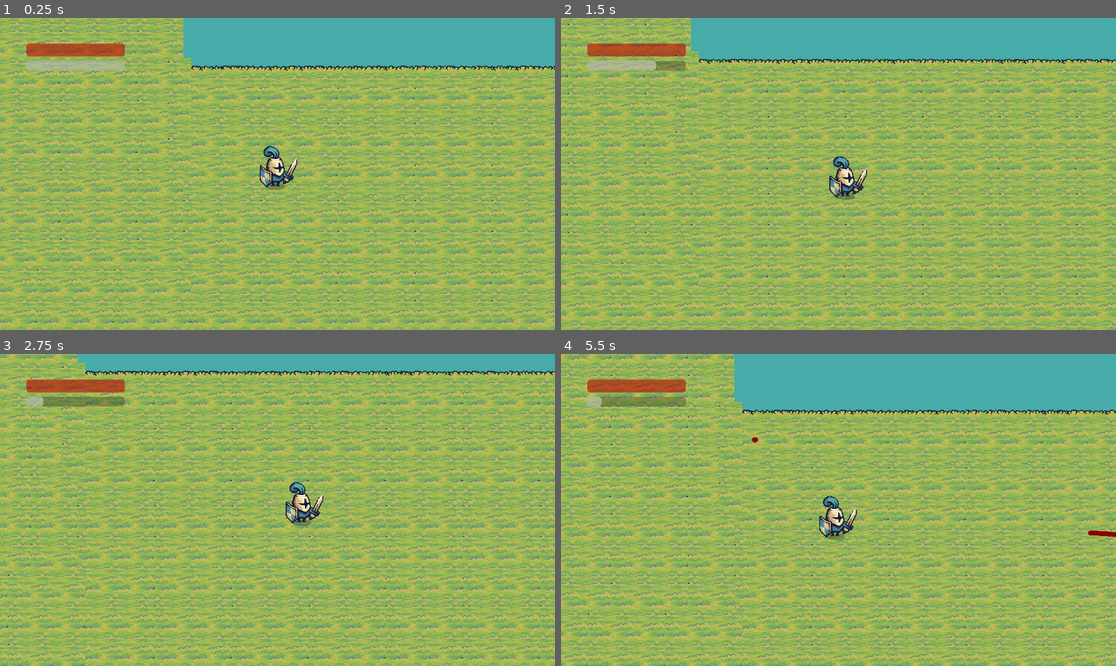
Above: before the commit, frames 1-4 (two rows, left to right).
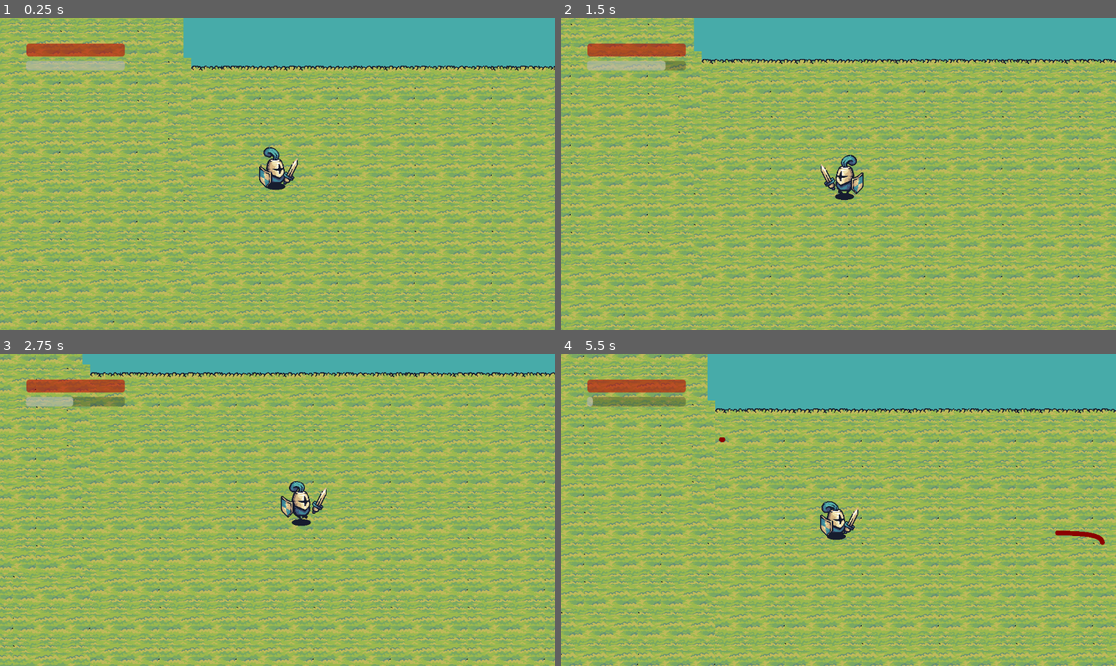
Above: after the commit, the same moments.

Repository: Ghilvacs/ARPG
Game: Godot game, scene res://Scenes/Level/world.tscn
The game is run twice, just before and just after one commit, with the same random seed, the same clock (stepped at 60 frames per second) and the same inputs.
Inputs (mouse positions are in pixels of both pictures, inside the frame that each line leads up to):
- Up to frame 1 (0.25 s): no input
- Up to frame 2 (1.5 s): move the mouse to (960, 158) at 0.52 s; hold D (move_right) 0.53-1.28 s; hold Shift (sprint) 0.53-1.28 s; tap Space (attack) at 0.6 s; move the mouse to (727, 189) at 1.27 s; hold S (move_down) from 1.28 s (still down); tap Shift (sprint) at 1.35 s
- Up to frame 3 (2.75 s): tap Space (attack) at 1.55, 2.1 s; move the mouse to (333, 441) at 2.02 s; release S (move_down) at 2.03 s; hold D (move_right) from 2.03 s (still down); hold Shift (sprint) from 2.03 s (still down)
- Up to frame 4 (5.5 s): move the mouse to (810, 572) at 2.77 s; release D (move_right) at 2.78 s; release Shift (sprint) at 2.78 s; hold W (move_up) 2.78-3.53 s; tap Alt (dash) at 2.85 s; tap Space (attack) at 3.05, 4.55, 5.1 s; move the mouse to (1005, 556) at 3.52 s; hold Right mouse button (draw) 3.53-4.28 s; hold A (move_left) 3.53-5.03 s; tap Shift (sprint) at 3.8, 4.35 s; move the mouse to (672, 463) at 4.27 s; move the mouse to (866, 510) at 5.02 s; hold S (move_down) from 5.03 s (still down); hold Shift (sprint) from 5.03 s (still down)

The runs differ from the first frame. In frame 1, 0.4% of the frame differs, in the area x 46-54%, y 40-56%; in frame 2, 31%; in frame 3, 50%, in the area x 0-100%, y 0-100%; in frame 4, 47%.

Commit message:
Coded in the new animations for the player
Refactored the code using the animation player animations, rather than the previous animated sprite animations

Diff:
--- a/Scenes/Enemy/goblin_torch.tscn
+++ b/Scenes/Enemy/goblin_torch.tscn
@@ -532,6 +532,7 @@
 vframes = 5
 
 [node name="DeathSprite2D" type="Sprite2D" parent="."]
+visible = false
 texture = ExtResource("4_c7y5k")
 hframes = 7
 vframes = 2
@@ -542,7 +543,6 @@
 }
 
 [node name="AnimatedSprite2D" type="AnimatedSprite2D" parent="."]
-visible = false
 z_index = 1
 y_sort_enabled = true
 material = SubResource("ShaderMaterial_qss17")
--- a/Scenes/Player/player.tscn
+++ b/Scenes/Player/player.tscn
@@ -6,22 +6,13 @@
 [ext_resource type="Texture2D" uid="uid://rp2jr6y4kehn" path="res://Assets/Tiny Swords (Update 010)/Factions/Knights/Troops/Dead/Dead.png" id="4_dnl75"]
 [ext_resource type="Texture2D" uid="uid://ce7aevx27rvhx" path="res://Assets/line_of_sight.png" id="5_mo2at"]
 
-[sub_resource type="Animation" id="Animation_mia6e"]
-resource_name = "idle"
-length = 0.5
-loop_mode = 2
-tracks/0/type = "value"
-tracks/0/imported = false
-tracks/0/enabled = true
-tracks/0/path = NodePath("Sprite2D:frame")
-tracks/0/interp = 1
-tracks/0/loop_wrap = true
-tracks/0/keys = {
-"times": PackedFloat32Array(0, 0.1, 0.2, 0.3, 0.4, 0.5),
-"transitions": PackedFloat32Array(1, 1, 1, 1, 1, 1),
-"update": 1,
-"values": [0, 1, 2, 3, 4, 5]
-}
+[sub_resource type="ShaderMaterial" id="ShaderMaterial_5qqql"]
+shader = ExtResource("2_vf3pe")
+shader_parameter/opacity = 1.0
+shader_parameter/r = null
+shader_parameter/g = null
+shader_parameter/b = null
+shader_parameter/mix_color = null
 
 [sub_resource type="Animation" id="Animation_gskdi"]
 length = 0.001
@@ -50,6 +41,87 @@
 "values": [0]
 }
 
+[sub_resource type="Animation" id="Animation_vf7w0"]
+resource_name = "attack_one"
+length = 0.4
+tracks/0/type = "value"
+tracks/0/imported = false
+tracks/0/enabled = true
+tracks/0/path = NodePath("Sprite2D:frame")
+tracks/0/interp = 1
+tracks/0/loop_wrap = true
+tracks/0/keys = {
+"times": PackedFloat32Array(0, 0.1, 0.2, 0.3),
+"transitions": PackedFloat32Array(1, 1, 1, 1),
+"update": 1,
+"values": [15, 16, 17, 1]
+}
+
+[sub_resource type="Animation" id="Animation_okm0s"]
+resource_name = "attack_one_down"
+length = 0.3
+tracks/0/type = "value"
+tracks/0/imported = false
+tracks/0/enabled = true
+tracks/0/path = NodePath("Sprite2D:frame")
+tracks/0/interp = 1
+tracks/0/loop_wrap = true
+tracks/0/keys = {
+"times": PackedFloat32Array(0, 0.1, 0.2),
+"transitions": PackedFloat32Array(1, 1, 1),
+"update": 1,
+"values": [27, 28, 29]
+}
+
+[sub_resource type="Animation" id="Animation_vcbbn"]
+resource_name = "attack_one_up"
+length = 0.3
+tracks/0/type = "value"
+tracks/0/imported = false
+tracks/0/enabled = true
+tracks/0/path = NodePath("Sprite2D:frame")
+tracks/0/interp = 1
+tracks/0/loop_wrap = true
+tracks/0/keys = {
+"times": PackedFloat32Array(0, 0.1, 0.2),
+"transitions": PackedFloat32Array(1, 1, 1),
+"update": 1,
+"values": [39, 40, 41]
+}
+
+[sub_resource type="Animation" id="Animation_0sgym"]
+resource_name = "death"
+length = 1.4
+tracks/0/type = "value"
+tracks/0/imported = false
+tracks/0/enabled = true
+tracks/0/path = NodePath("DeathSprite2D:frame")
+tracks/0/interp = 1
+tracks/0/loop_wrap = true
+tracks/0/keys = {
+"times": PackedFloat32Array(0, 0.1, 0.2, 0.3, 0.4, 0.5, 0.6, 0.7, 0.8, 0.9, 1, 1.1, 1.2, 1.3),
+"transitions": PackedFloat32Array(1, 1, 1, 1, 1, 1, 1, 1, 1, 1, 1, 1, 1, 1),
+"update": 1,
+"values": [0, 1, 2, 3, 4, 5, 6, 7, 8, 9, 10, 11, 12, 13]
+}
+
+[sub_resource type="Animation" id="Animation_mia6e"]
+resource_name = "idle"
+length = 0.5
+loop_mode = 2
+tracks/0/type = "value"
+tracks/0/imported = false
+tracks/0/enabled = true
+tracks/0/path = NodePath("Sprite2D:frame")
+tracks/0/interp = 1
+tracks/0/loop_wrap = true
+tracks/0/keys = {
+"times": PackedFloat32Array(0, 0.1, 0.2, 0.3, 0.4, 0.5),
+"transitions": PackedFloat32Array(1, 1, 1, 1, 1, 1),
+"update": 1,
+"values": [0, 1, 2, 3, 4, 5]
+}
+
 [sub_resource type="Animation" id="Animation_lx57n"]
 resource_name = "run"
 length = 0.6
@@ -65,71 +137,6 @@
 "transitions": PackedFloat32Array(1, 1, 1, 1, 1, 1),
 "update": 1,
 "values": [6, 7, 8, 9, 10, 11]
-}
-
-[sub_resource type="Animation" id="Animation_vf7w0"]
-resource_name = "attack_one"
-length = 0.4
-tracks/0/type = "value"
-tracks/0/imported = false
-tracks/0/enabled = true
-tracks/0/path = NodePath("Sprite2D:frame")
-tracks/0/interp = 1
-tracks/0/loop_wrap = true
-tracks/0/keys = {
-"times": PackedFloat32Array(0, 0.1, 0.2, 0.3),
-"transitions": PackedFloat32Array(1, 1, 1, 1),
-"update": 1,
-"values": [15, 16, 17, 1]
-}
-
-[sub_resource type="Animation" id="Animation_okm0s"]
-resource_name = "attack_one_down"
-length = 0.3
-tracks/0/type = "value"
-tracks/0/imported = false
-tracks/0/enabled = true
-tracks/0/path = NodePath("Sprite2D:frame")
-tracks/0/interp = 1
-tracks/0/loop_wrap = true
-tracks/0/keys = {
-"times": PackedFloat32Array(0, 0.1, 0.2),
-"transitions": PackedFloat32Array(1, 1, 1),
-"update": 1,
-"values": [27, 28, 29]
-}
-
-[sub_resource type="Animation" id="Animation_vcbbn"]
-resource_name = "attack_one_up"
-length = 0.3
-tracks/0/type = "value"
-tracks/0/imported = false
-tracks/0/enabled = true
-tracks/0/path = NodePath("Sprite2D:frame")
-tracks/0/interp = 1
-tracks/0/loop_wrap = true
-tracks/0/keys = {
-"times": PackedFloat32Array(0, 0.1, 0.2),
-"transitions": PackedFloat32Array(1, 1, 1),
-"update": 1,
-"values": [39, 40, 41]
-}
-
-[sub_resource type="Animation" id="Animation_0sgym"]
-resource_name = "death"
-length = 1.4
-loop_mode = 1
-tracks/0/type = "value"
-tracks/0/imported = false
-tracks/0/enabled = true
-tracks/0/path = NodePath("DeathSprite2D:frame")
-tracks/0/interp = 1
-tracks/0/loop_wrap = true
-tracks/0/keys = {
-"times": PackedFloat32Array(0, 0.1, 0.2, 0.3, 0.4, 0.5, 0.6, 0.7, 0.8, 0.9, 1, 1.1, 1.2, 1.3),
-"transitions": PackedFloat32Array(1, 1, 1, 1, 1, 1, 1, 1, 1, 1, 1, 1, 1, 1),
-"update": 1,
-"values": [0, 1, 2, 3, 4, 5, 6, 7, 8, 9, 10, 11, 12, 13]
 }
 
 [sub_resource type="AnimationLibrary" id="AnimationLibrary_12tow"]
@@ -497,6 +504,7 @@
 script = ExtResource("1_fxp67")
 
 [node name="Sprite2D" type="Sprite2D" parent="."]
+material = SubResource("ShaderMaterial_5qqql")
 texture = ExtResource("3_yja34")
 hframes = 6
 vframes = 8
@@ -508,6 +516,7 @@
 vframes = 2
 
 [node name="AnimationPlayer" type="AnimationPlayer" parent="."]
+autoplay = "idle"
 libraries = {
 "": SubResource("AnimationLibrary_12tow")
 }
@@ -520,12 +529,10 @@
 autoplay = "idle"
 
 [node name="CollisionShape2D" type="CollisionShape2D" parent="."]
-visible = false
 position = Vector2(-1, 8)
 shape = SubResource("CapsuleShape2D_w6j5i")
 
 [node name="Hitbox" type="Area2D" parent="."]
-visible = false
 
 [node name="CollisionShape2D" type="CollisionShape2D" parent="Hitbox"]
 position = Vector2(-1, 3)
@@ -578,6 +585,7 @@
 wait_time = 2.0
 one_shot = true
 
+[connection signal="animation_finished" from="AnimationPlayer" to="." method="_on_animation_player_animation_finished"]
 [connection signal="animation_finished" from="AnimatedSprite2D" to="." method="_on_animated_sprite_2d_animation_finished"]
 [connection signal="area_entered" from="Hitbox" to="." method="_on_hitbox_area_entered"]
 [connection signal="timeout" from="TimerDeath" to="." method="_on_timer_death_timeout"]
--- a/Scripts/Player/player.gd
+++ b/Scripts/Player/player.gd
@@ -18,7 +18,9 @@
 var last_position
 var dash_speed = 3000
 
-@onready var animated_sprite: AnimatedSprite2D = $AnimatedSprite2D
+@onready var sprite: Sprite2D = $Sprite2D
+@onready var death_sprite: Sprite2D = $DeathSprite2D
+@onready var animation_player: AnimationPlayer = $AnimationPlayer
 @onready var blade_area_two: Area2D = $BladeAreaTwo
 @onready var timer_take_damage: Timer = $TimerTakeDamage
 @onready var timer_death: Timer = $TimerDeath
@@ -32,18 +34,21 @@
 func _ready() -> void:
 	current_health = MAX_HEALTH
 	current_stamina = MAX_STAMINA
+	animation_player.get_animation("idle").loop = true
 
 func _physics_process(delta: float) -> void:
 	if dead:
 		point_light.visible = false
-		if animated_sprite.animation != "death":
-			animated_sprite.play("death")
+		if animation_player.is_playing() && animation_player.current_animation != "death":
+			sprite.visible = false
+			death_sprite.visible = true
+			animation_player.play("death")
 		return
 
 	if current_stamina > 99.9:
 		timer_stamina_regen.stop()
 
-	if animated_sprite.animation == "attack_one" || "attack_one_up" || "attack_one_down" && animated_sprite.frame > 1:
+	if animation_player.current_animation == "attack_one" || "attack_one_up" || "attack_one_down" && animation_player.current_animation_position > 1:
 		blade_area_one.get_child(0).disabled = true
 
 	mouse_position = get_local_mouse_position()
@@ -53,7 +58,7 @@
 
 	if !isAttacking:
 		if Input.is_action_pressed("sprint") && current_stamina > 0:
-			if animated_sprite.flip_h && direction.x < 0 || !animated_sprite.flip_h && direction.x > 0:
+			if sprite.flip_h && direction.x < 0 || !sprite.flip_h && direction.x > 0:
 				timer_stamina_regen.stop()
 				current_stamina -= 0.5
 				StaminaChanged.emit(current_stamina)
@@ -72,30 +77,30 @@
 		velocity = Vector2.ZERO
 
 
-	if get_global_mouse_position().x > animated_sprite.global_position.x && !isAttacking:
-		animated_sprite.flip_h = false
-	elif get_global_mouse_position().x < animated_sprite.global_position.x && !isAttacking:
-		animated_sprite.flip_h = true
+	if get_global_mouse_position().x > sprite.global_position.x && !isAttacking:
+		sprite.flip_h = false
+	elif get_global_mouse_position().x < sprite.global_position.x && !isAttacking:
+		sprite.flip_h = true
 
 	if direction && !isAttacking:
-		animated_sprite.play("run")
+			animation_player.play("run")
 	else:
 		if !isAttacking:
-			animated_sprite.play("idle")
+			animation_player.play("idle")
 
 	if Input.is_action_just_pressed("dash"):
 		dash(direction, delta)
 
 	move_and_slide()
 
-	if Input.is_action_just_pressed("attack") && current_stamina >= 20:
+	if Input.is_action_just_pressed("attack") && current_stamina >= 10:
 		last_position = mouse_position.x > 0
 		if mouse_position.y < -30 && mouse_position.x < 150 && mouse_position.x > -150:
 			attack("attack_one_up")
 		elif mouse_position.y > 30 && mouse_position.x < 150 && mouse_position.x > -150:
 			attack("attack_one_down")
 		else:
-			if animated_sprite.animation == "attack_one" && animated_sprite.frame > 2:
+			if animation_player.current_animation == "attack_one" && animation_player.current_animation_position > 2:
 				if last_position == (mouse_position.x > 0):
 					blade_area_one.get_child(0).disabled = true
 					attack("attack_two")
@@ -104,7 +109,7 @@
 
 func death() -> void:
 	collision_shape.disabled = true
-	animated_sprite.z_index = 0
+	sprite.z_index = 0
 	blade_area_one.get_child(0).disabled = true
 	get_node("BladeAreaTwo/CollisionShape2D").disabled = true
 	current_speed = 0
@@ -114,9 +119,9 @@
 	timer_stamina_regen.stop()
 	if timer_stamina_regen_start.is_stopped():
 		timer_stamina_regen_start.start()
-	current_stamina -= 20
+	current_stamina -= 10
 	StaminaChanged.emit(current_stamina)
-	animated_sprite.play(animation)
+	animation_player.play(animation)
 	isAttacking = true
 	if animation == "attack_one" || "attack_one_up" || "attack_one_down":
 		blade_area_one.get_child(0).disabled = false
@@ -127,11 +132,11 @@
 	if timer_take_damage.is_stopped():
 		current_health -= 20
 		HealthChanged.emit(current_health)
-		animated_sprite.material.set_shader_parameter('opacity', 0.9)
-		animated_sprite.material.set_shader_parameter('r', 1.0)
-		animated_sprite.material.set_shader_parameter('g', 0)
-		animated_sprite.material.set_shader_parameter('b', 0)
-		animated_sprite.material.set_shader_parameter('mix_color', 0.5)
+		sprite.material.set_shader_parameter('opacity', 0.9)
+		sprite.material.set_shader_parameter('r', 1.0)
+		sprite.material.set_shader_parameter('g', 0)
+		sprite.material.set_shader_parameter('b', 0)
+		sprite.material.set_shader_parameter('mix_color', 0.5)
 		timer_take_damage.start(0)
 
 func dash(direction: Vector2, delta: float) -> void:
@@ -144,16 +149,6 @@
 		velocity = direction.normalized() * dash_speed
 		velocity *= 1.0 - (0.5 * delta)
 
-func _on_animated_sprite_2d_animation_finished() -> void:
-	if animated_sprite.animation == "death":
-		timer_death.start()
-	elif animated_sprite.animation == "attack_two":
-		blade_area_two.get_child(0).disabled = true
-		isAttacking = false
-	elif animated_sprite.animation == "attack_one" || "attack_one_up" || "attack_one_down":
-		blade_area_one.get_child(0).disabled = true
-		isAttacking = false
-
 func _on_hitbox_area_entered(area: Area2D) -> void:
 	if area.is_in_group("GoblinTorch"):
 		take_damage()
@@ -161,9 +156,9 @@
 func _on_timer_take_damage_timeout() -> void:
 	if current_health < 1:
 		death()
-	animated_sprite.material.set_shader_parameter('opacity', 1.0)
-	animated_sprite.material.set_shader_parameter('r', 0)
-	animated_sprite.material.set_shader_parameter('mix_color', 0)
+	sprite.material.set_shader_parameter('opacity', 1.0)
+	sprite.material.set_shader_parameter('r', 0)
+	sprite.material.set_shader_parameter('mix_color', 0)
 	timer_take_damage.stop()
 
 func _on_timer_death_timeout() -> void:
@@ -177,3 +172,13 @@
 	if current_stamina < 100:
 		if timer_stamina_regen.is_stopped():
 			timer_stamina_regen.start()
+
+func _on_animation_player_animation_finished(anim_name: StringName) -> void:
+	if anim_name == "death":
+		timer_death.start()
+	elif anim_name == "attack_two":
+		blade_area_two.get_child(0).disabled = true
+		isAttacking = false
+	elif anim_name == "attack_one" || "attack_one_up" || "attack_one_down":
+		blade_area_one.get_child(0).disabled = true
+		isAttacking = false
Not shown: 1 places in Scenes/Player/player.tscn that only renumber resources
